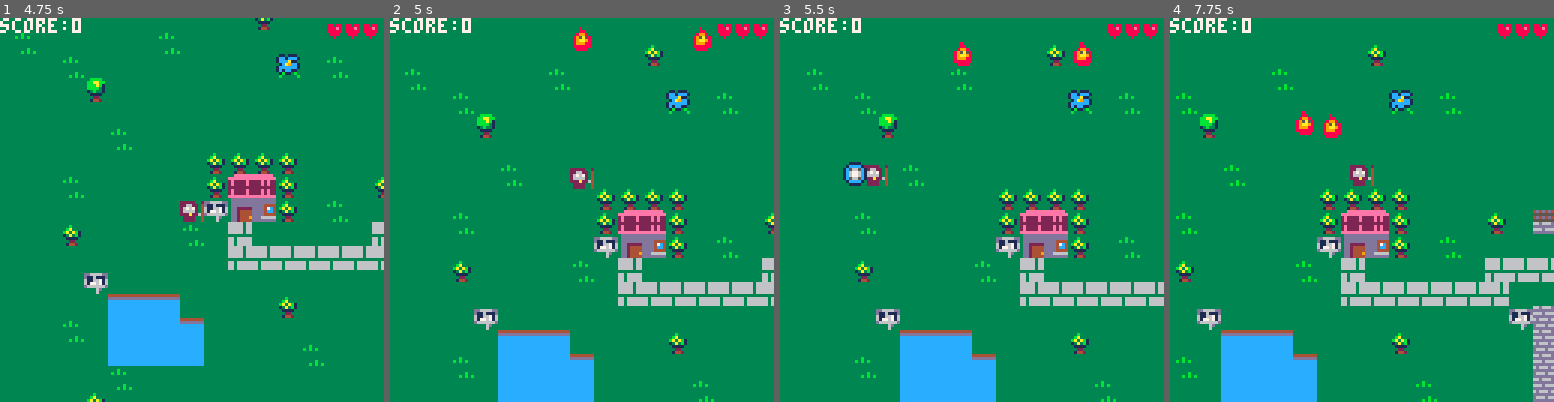
Above: before the commit, frames 1-4 (left to right).
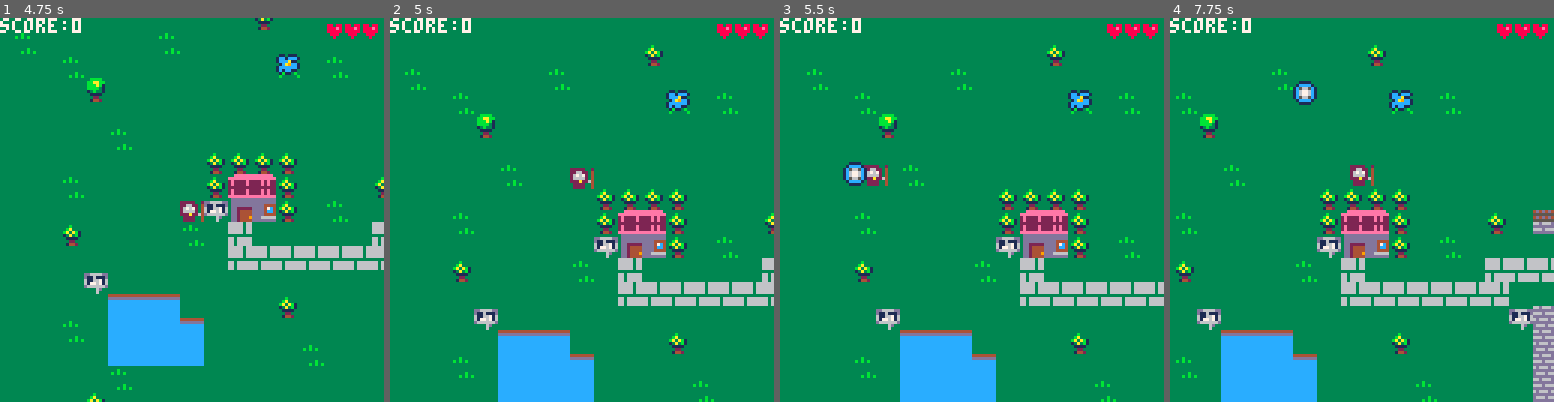
Above: after the commit, the same moments.

Repository: adatechschool/doris-pico-8-mickael-yoann-onat
Game: PICO-8 cartridge yom.p8
The game is run twice, just before and just after one commit, with the same random seed, the same clock (stepped at 60 frames per second) and the same inputs.
Inputs:
- Up to frame 1 (4.75 s): tap X (X key) at 0.33, 1.07, 1.85, 2.97, 4.08 s; tap O (Z key) at 0.7, 1.7, 2.1, 2.5, 2.9, 3.3, 3.7, 4.1, 4.5 s; hold Right 1.6-2.1 s; hold Up 2.15-2.42 s; hold Right 2.47-3.03 s; hold Left 3.08-3.58 s; hold Down 3.63-3.97 s; hold Right 4.02-4.68 s; hold Up from 4.73 s (still down)
- Up to frame 2 (5 s): keep holding Up; tap O (Z key) at 4.9 s
- Up to frame 3 (5.5 s): release Up at 5.03 s; hold Left from 5.08 s (still down); tap X (X key) at 5.2 s; tap O (Z key) at 5.3 s
- Up to frame 4 (7.75 s): release Left at 5.68 s; tap O (Z key) every 0.4 s from 5.7 to 7.7 s; hold Down 5.73-6.03 s; hold Right 6.08-6.58 s; tap X (X key) at 6.32, 7.43 s; hold Right 6.63-7.13 s; hold Up 7.18-7.45 s; hold Right from 7.5 s (still down)

Frame 1 is identical in both runs. In frame 2, 0.4% of the frame differs, in the area x 47-84%, y 2-9%; in frame 3, 0.4%; in frame 4, 0.7%, in the area x 32-45%, y 16-32%.

Commit message:
legere correction des vagues

Diff:
--- a/yom.p8
+++ b/yom.p8
@@ -33,9 +33,10 @@
 	update_camera()
 	if (btnp(❎)) shoot()
 	update_sorts()
- 	if count_time==250 then -- 5 secondes environ
+ 	if count_time==500 then -- 5 secondes environ
 		spawn_enemies(ceil(rnd(wave_size)))
 		count_time=0
+		wave_size += 1
 	end
 	update_enemies()
 	whereIs_topLeft()
@@ -377,7 +378,7 @@
 -->8
 --enemies
 
-wave_size = 30
+wave_size = 5
 elements={"normal", "fire", "plant", "water"}
 
 function spawn_enemies(amount)
